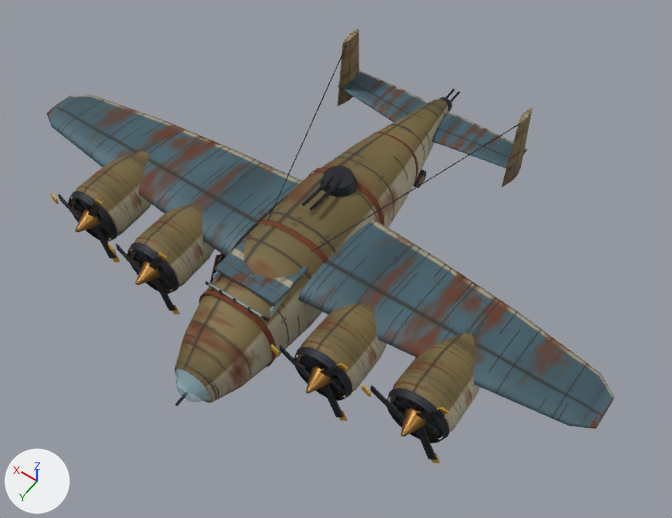
An edit to the glTF model assets/aircraft/scrapyard_bomber.glb, drawn before and after from the same camera.
One viewpoint serves both versions: a 50 mm lens placed at (-9.08, 12.28, 20.48), pointed at (-0.41, 0.13, 1.39). Arrows for +X, +Y and +Z are at lower left; the lights stay in place. The older version comes first. Where no turn or scale is listed for an object, it has been applied to the vertices. Vertices at exactly the same position are counted once.

The older version as bpy lines, for what is in view:
```python
ob_airframe = bpy.data.objects.new('airframe', me_airframe)
ob_airframe.parent = ob_scrapyard_bomber_root
ob_airframe.location = (0.0, 0.0, 0.0)
ob_cockpit_glass = bpy.data.objects.new('cockpit_glass', me_cockpit_glass)
ob_cockpit_glass.parent = ob_scrapyard_bomber_root
ob_cockpit_glass.location = (0.0, 0.0, 0.0)
ob_gear_r = bpy.data.objects.new('gear_R', me_gear_r)
ob_gear_r.parent = ob_scrapyard_bomber_root
ob_gear_r.location = (1.75, 1.65, 0.0)
ob_gear_tail = bpy.data.objects.new('gear_tail', me_gear_tail)
ob_gear_tail.parent = ob_scrapyard_bomber_root
ob_gear_tail.location = (0.0, -4.45, 0.0)
ob_propeller_l = bpy.data.objects.new('propeller_L', me_propeller_l)
ob_propeller_l.location = (-2.55, 3.78, 2.48)
ob_propeller_l2 = bpy.data.objects.new('propeller_L2', me_propeller_l2)
ob_propeller_l2.location = (-4.85, 3.48, 2.56)
ob_propeller_r = bpy.data.objects.new('propeller_R', me_propeller_r)
ob_propeller_r.location = (2.55, 3.78, 2.48)
ob_propeller_r2 = bpy.data.objects.new('propeller_R2', me_propeller_r2)
ob_propeller_r2.location = (4.85, 3.48, 2.56)
```
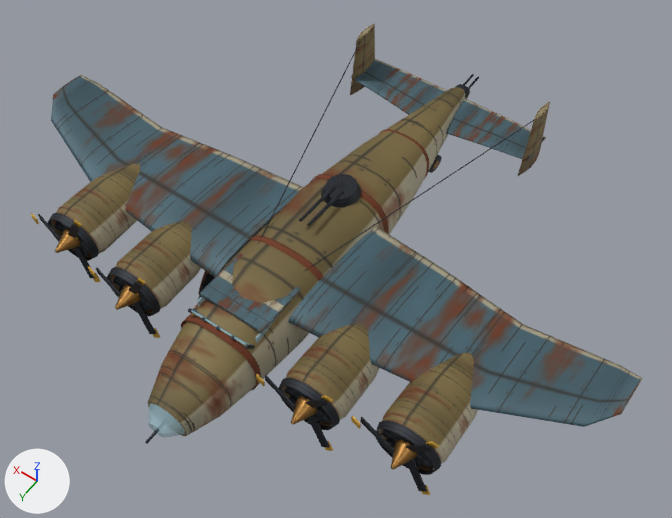
Pixel boxes [x1, y1, x2, y2] of what changed, in the pictures (672 x 518 px; the box of a moved part takes in the faces that stretch with it):
'airframe', reshaped, rescaled (9% taller)
    before: [47, 29, 615, 443]
    after: [48, 23, 642, 475]
'propeller_L2', moved
    before: [361, 385, 450, 463]
    after: [351, 416, 439, 495]
'propeller_L', moved
    before: [271, 345, 348, 421]
    after: [256, 374, 333, 451]
'cockpit_glass', rescaled (14% wider, 9% taller)
    before: [176, 272, 291, 402]
    after: [148, 296, 279, 438]
'propeller_R', moved
    before: [108, 243, 180, 314]
    after: [88, 266, 160, 338]
'propeller_R2', moved
    before: [50, 193, 120, 262]
    after: [31, 213, 100, 282]
'gear_R', moved, rescaled (mostly hidden)
    before: [210, 254, 226, 283]
    after: [198, 271, 215, 299]
'gear_tail', moved, rescaled
    before: [414, 169, 426, 188]
    after: [428, 154, 442, 173]
part 1 of me_airframe, moved or reshaped
    before: [473, 312, 615, 429]
    after: [470, 325, 642, 427]
part 2 of me_airframe, moved or reshaped
    before: [47, 95, 164, 167]
    after: [51, 75, 161, 182]

The change, as a diff of the scene's bpy script:
```diff
--- a/assets/aircraft/scrapyard_bomber.glb.py
+++ b/assets/aircraft/scrapyard_bomber.glb.py
@@ me_airframe @@
 me_airframe.from_pydata(...)  # 2744 vertices, 4660 faces; spans x -8.1..8.1, y -6.5..5.9, z 0.5..3.8
 # used by ob_airframe; parent = ob_scrapyard_bomber_root; location = (0.0, 0.0, 0.0)
+# me_airframe part 1: all 37 vertices in x -8.1..-7.7, y 0.4..1.9, z 2.9..3.1 are multiplied about their middle by the matrix ((1.0, 0.0, 0.0), (0.52, 1.0, 0.0), (-0.39, 0.0, 1.0)), then moved by (0.0, -0.6, 0.4)
+# me_airframe part 2: all 37 vertices in x 7.7..8.1, y 0.4..1.9, z 2.9..3.1 are multiplied about their middle by the matrix ((1.0, 0.0, 0.0), (-0.52, 1.0, 0.0), (0.39, 0.0, 1.0)), then moved by (0.0, -0.6, 0.4)
 me_airframe.materials.append(mat_bomber_atlas)
@@ ob_airframe @@
 ob_airframe.location = (0.0, 0.0, 0.0)
+ob_airframe.scale = (1.03, 1.18, 0.88)
@@ ob_cockpit_glass @@
 ob_cockpit_glass.location = (0.0, 0.0, 0.0)
+ob_cockpit_glass.scale = (1.03, 1.18, 0.88)
@@ ob_propeller_l @@
 ob_propeller_l = bpy.data.objects.new('propeller_L', me_propeller_l)
-ob_propeller_l.location = (-2.55, 3.78, 2.48)
+ob_propeller_l.location = (-2.64, 4.46, 2.18)
@@ ob_propeller_r @@
 ob_propeller_r = bpy.data.objects.new('propeller_R', me_propeller_r)
-ob_propeller_r.location = (2.55, 3.78, 2.48)
+ob_propeller_r.location = (2.64, 4.46, 2.18)
@@ ob_propeller_l2 @@
 ob_propeller_l2 = bpy.data.objects.new('propeller_L2', me_propeller_l2)
-ob_propeller_l2.location = (-4.85, 3.48, 2.56)
+ob_propeller_l2.location = (-5.02, 4.11, 2.25)
@@ ob_propeller_r2 @@
 ob_propeller_r2 = bpy.data.objects.new('propeller_R2', me_propeller_r2)
-ob_propeller_r2.location = (4.85, 3.48, 2.56)
+ob_propeller_r2.location = (5.02, 4.11, 2.25)
@@ ob_gear_r @@
 ob_gear_r.parent = ob_scrapyard_bomber_root
-ob_gear_r.location = (1.75, 1.65, 0.0)
+ob_gear_r.location = (1.811, 1.947, 0.0)
+ob_gear_r.scale = (1.03, 1.18, 0.88)
@@ ob_gear_tail @@
 ob_gear_tail.parent = ob_scrapyard_bomber_root
-ob_gear_tail.location = (0.0, -4.45, 0.0)
+ob_gear_tail.location = (0.0, -5.251, 0.0)
+ob_gear_tail.scale = (1.03, 1.18, 0.88)
```
